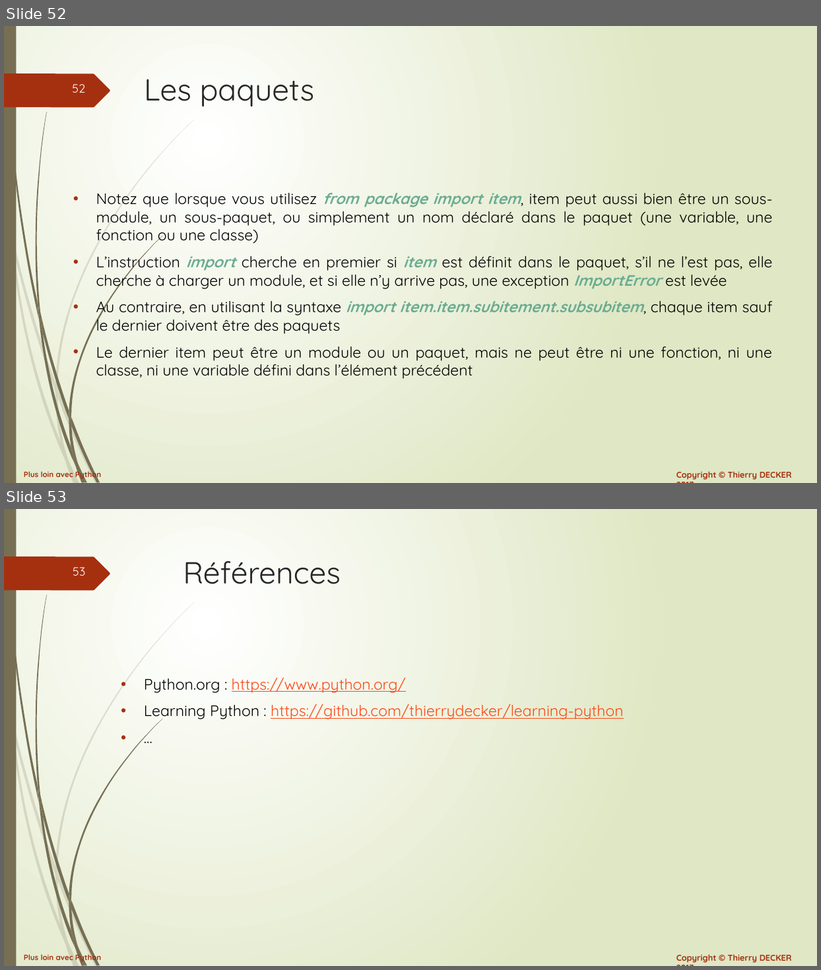
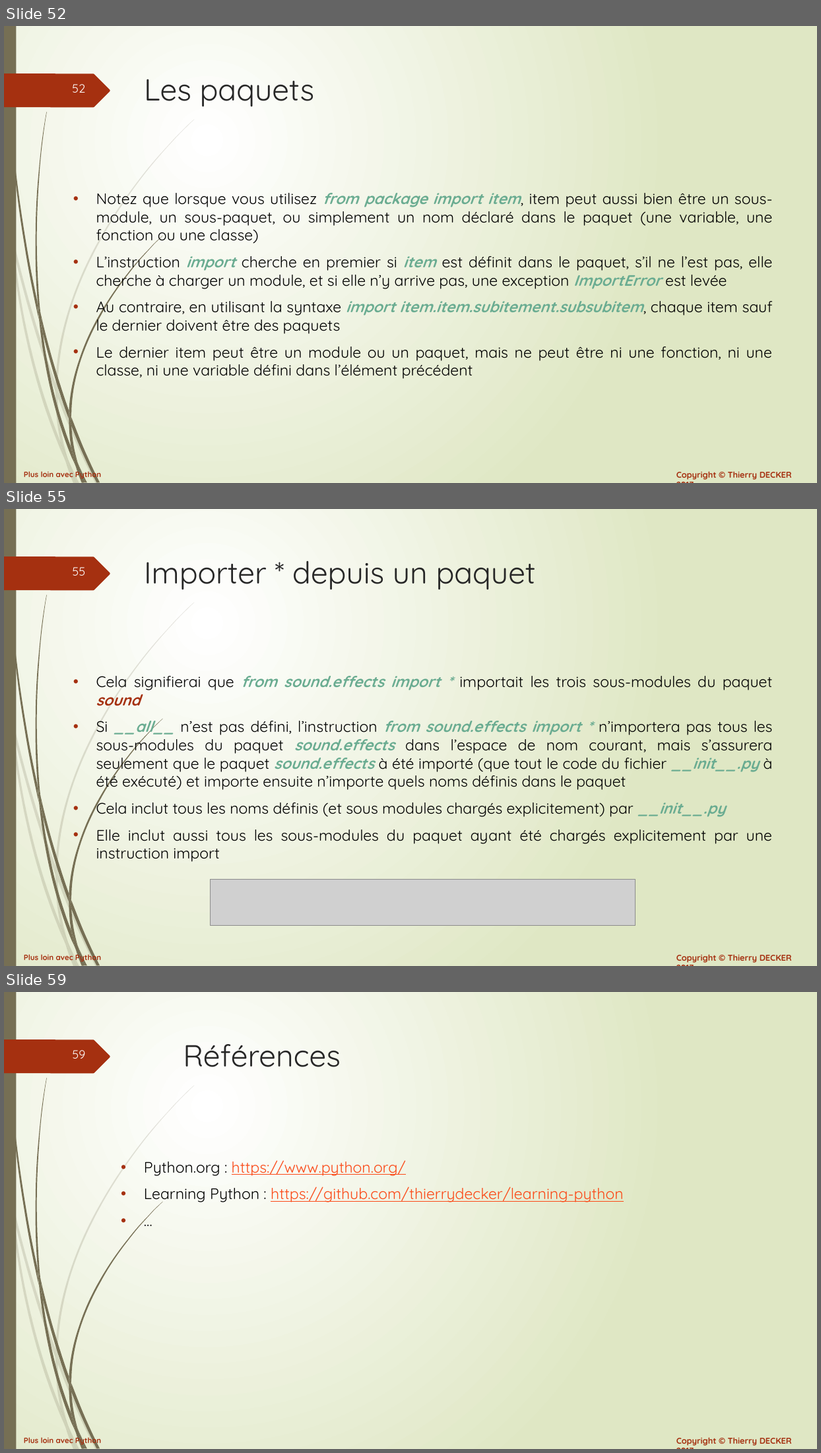
Before and after one commit to VikmanTheRacoon/learning-python, a slide deck: documentations/python-102.pptx. Shown one above the other, each under a label of ours: slides 52 and 53 before the commit, slides 52, 55 and 59 after it; the slides between them are not shown. The pictures are 821x970 and 821x1453 pixels, drawn with LibreOffice and Linux fonts; fonts in the diff are those of the drawing; grey boxes stand for pictures. Boxes give left, top, right and bottom in pixels: in the first picture for what was removed or moved away, otherwise in the second. Text is boxed around its words. In the diff, an @@ line names an element or a change of style, - is before the commit and + after.

```diff
--- a/documentations/python-102.pptx
+++ b/documentations/python-102.pptx
@@ slide 55 added at [4, 509, 817, 966], background gradient #FFFFFF to #DFE8C4; not listed: 27 template elements that a slide beside it also shows @@
@@ title added at [144, 561, 536, 590], 36 pt, text #262626 @@
+Importer * depuis un paquet
@@ text added at [96, 676, 773, 862], 18 pt, text #000000 @@
+• Cela signifierai que from sound.effects import * importait les trois sous-modules du paquet sound
+• Si __all__ n’est pas défini, l’instruction from sound.effects import * n’importera pas tous les sous-modules du paquet sound.effects dans l’espace de nom courant, mais s’assurera seulement que le paquet sound.effects à été importé (que tout le code du fichier __init__.py à été exécuté) et importe ensuite n’importe quels noms définis dans le paquet
+• Cela inclut tous les noms définis (et sous modules chargés explicitement) par __init__.py
+• Elle inclut aussi tous les sous-modules du paquet ayant été chargés explicitement par une instruction import
@@ picture added at [211, 879, 636, 925] @@
@@ what was slide 53 is now slide 59 @@
@@ page number at [73, 1050, 86, 1059]: text changed @@
-53
+59
```
Also in this commit, not shown: 5 other slides added, 1 other file.
